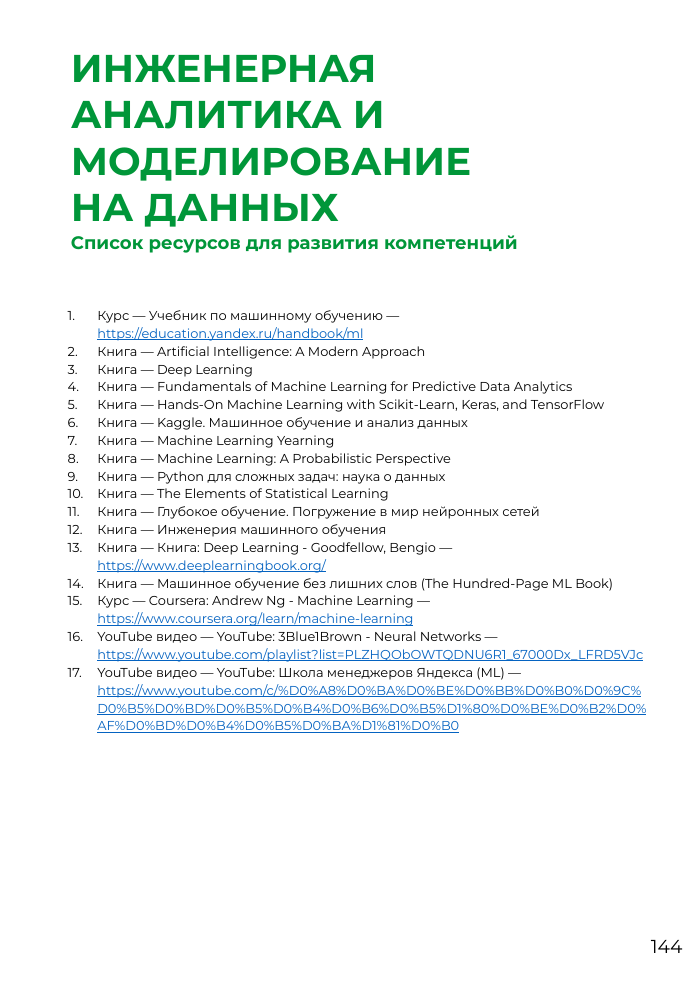
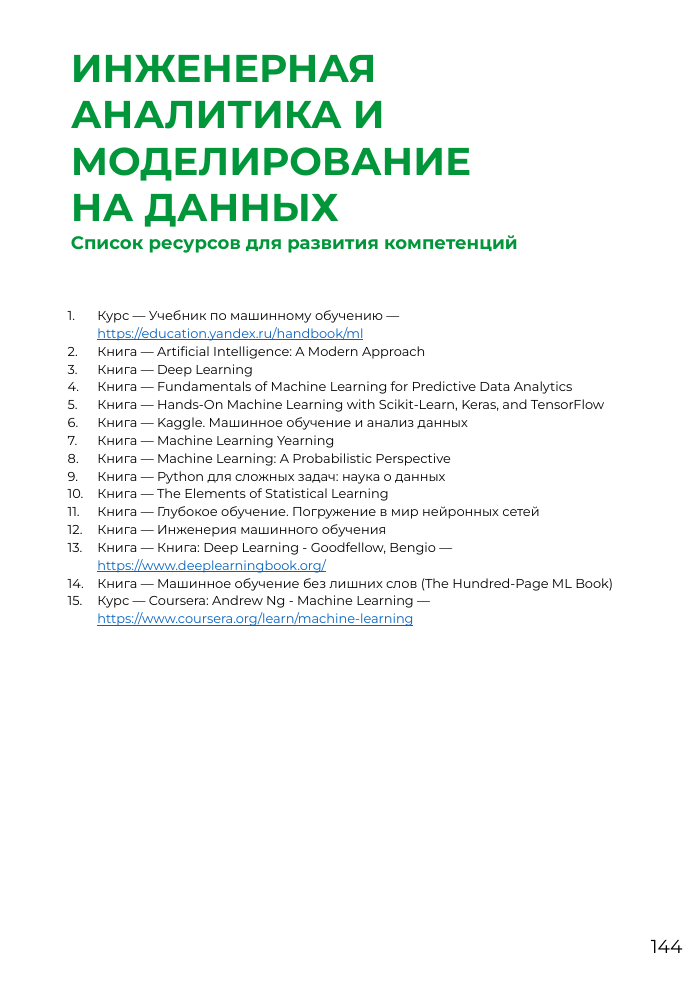
Before and after one commit to NikitaPetrosienko/-, a slide deck: slide 144 of data/Меню развивающих действий_ШЦР.pptx. Drawn at 698x1008 pixels with LibreOffice and Linux fonts; fonts in the diff are those of the drawing; background and template pictures are left out. Boxes give left, top, right and bottom in pixels: in the first picture for what was removed or moved away, otherwise in the second. Text is boxed around its words. In the diff, an @@ line names an element or a change of style, - is before the commit and + after.

```diff
--- a/data/Меню развивающих действий_ШЦР.pptx
+++ b/data/Меню развивающих действий_ШЦР.pptx
@@ text at [97,631,646,733]: paragraphs removed @@
-16. YouTube видео — YouTube: 3Blue1Brown - Neural Networks — https://www.youtube.com/playlist?list=PLZHQObOWTQDNU6R1_67000Dx_LFRD5VJc
-17. YouTube видео — YouTube: Школа менеджеров Яндекса (ML) — https://www.youtube.com/c/%D0%A8%D0%BA%D0%BE%D0%BB%D0%B0%D0%9C%D0%B5%D0%BD%D0%B5%D0%B4%D0%B6%D0%B5%D1%80%D0%BE%D0%B2%D0%AF%D0%BD%D0%B4%D0%B5%D0%BA%D1%81%D0%B0
```
Also in this commit, not shown: 7 other slides changed, 13 other files.
